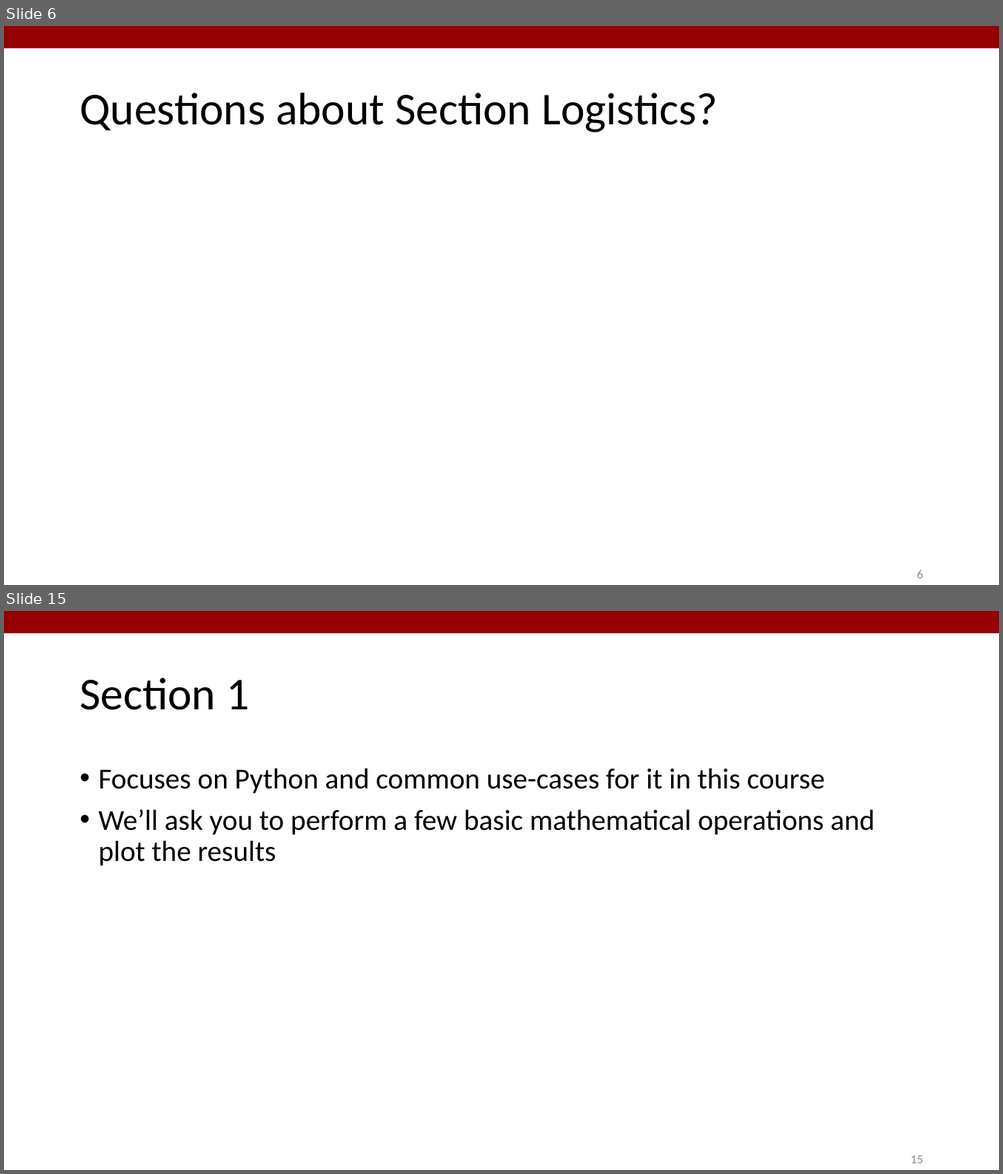
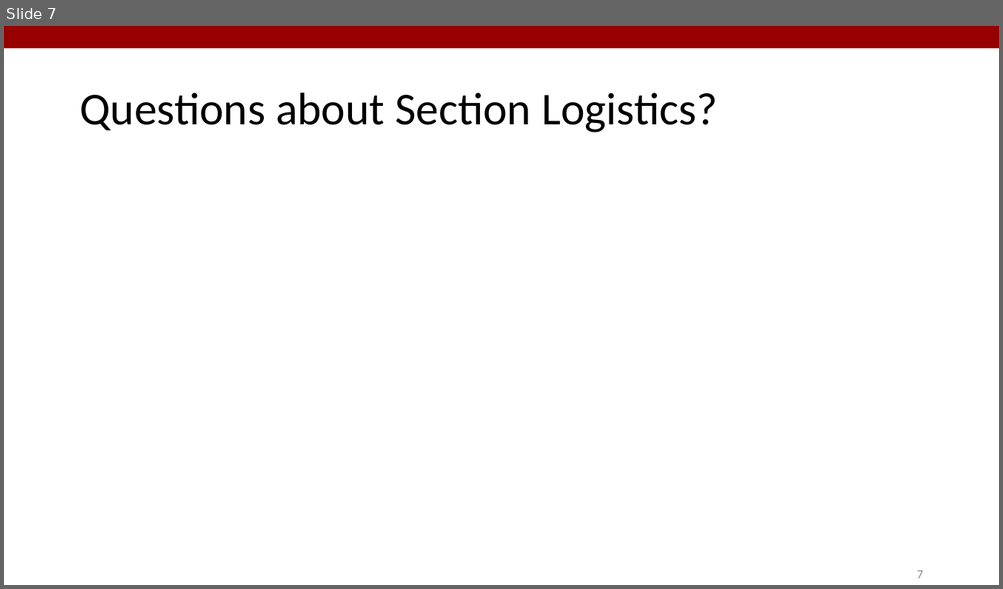
Before and after one commit to StanfordASL/PoRA-I-Sections, a slide deck: s1/slides/s1.pptx. Shown one above the other, each under a label of ours: slides 6 and 15 before the commit, slide 7 after it; the slides between them are not shown. The pictures are 1003x1174 and 1003x589 pixels, drawn with LibreOffice and Linux fonts; fonts in the diff are those of the drawing. Boxes give left, top, right and bottom in pixels: in the first picture for what was removed or moved away, otherwise in the second. Text is boxed around its words. In the diff, an @@ line names an element or a change of style, - is before the commit and + after.

```diff
--- a/s1/slides/s1.pptx
+++ b/s1/slides/s1.pptx
@@ slide 15 removed at (x1=4, y1=611, x2=999, y2=1170), background #FFFFFF; not listed: 1 template element that a slide beside it also shows @@
@@ text removed at (x1=79, y1=678, x2=249, y2=710) @@
-Section 1
@@ text removed at (x1=99, y1=768, x2=874, y2=866) @@
-• Focuses on Python and common use-cases for it in this course
-• We’ll ask you to perform a few basic mathematical operations and plot the results
@@ page number removed at (x1=910, y1=1156, x2=923, y2=1164) @@
-15
@@ what was slide 6 is now slide 7 @@
@@ page number at (x1=916, y1=571, x2=922, y2=579): text changed @@
-6
+7
```
Also in this commit, not shown: 7 slides changed, 3 slides added, 5 other slides removed, 4 other files.
